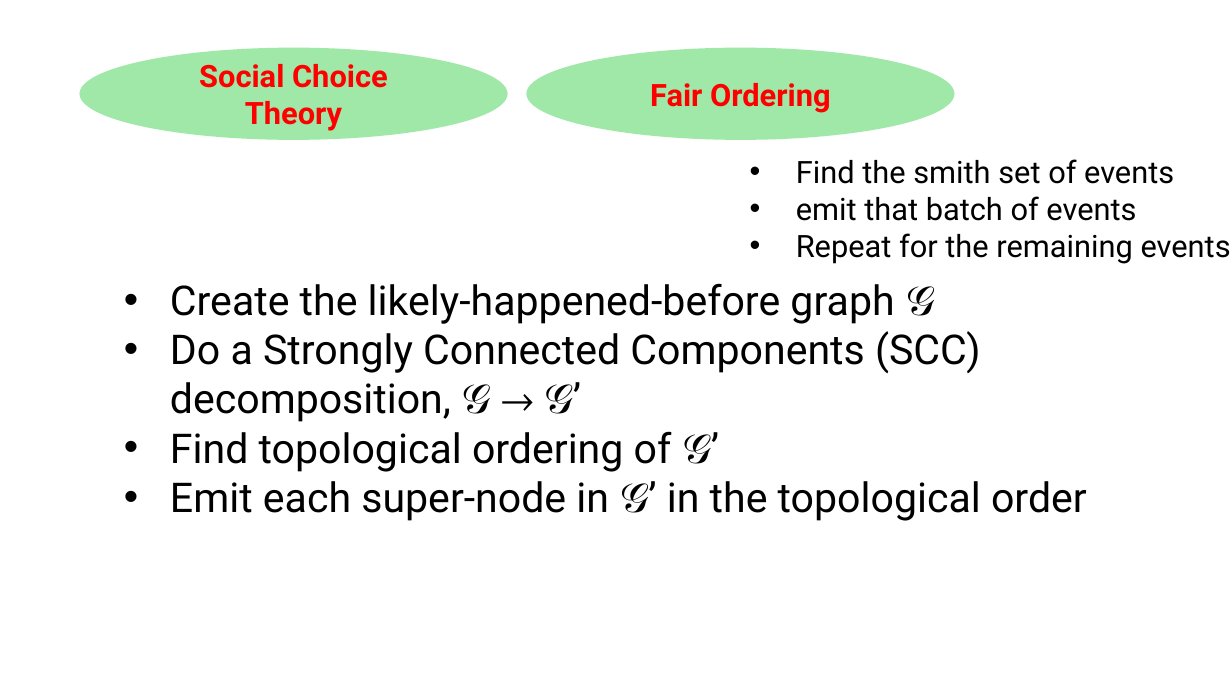
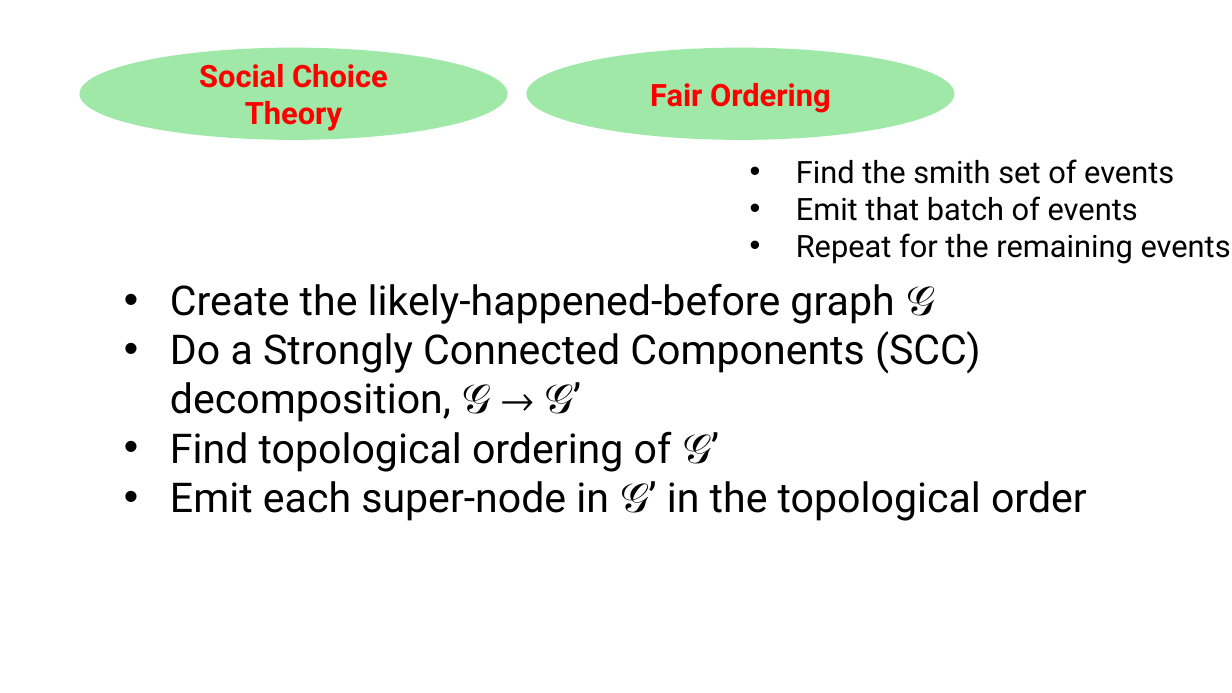
Before and after one commit to HaseebLUMS/Onyx-Presentation, a slide deck: slide 125 of thesis-latency-fairness.pptx (slide 124 before the commit). Drawn at 1232x693 pixels with LibreOffice and Linux fonts; fonts in the diff are those of the drawing. Boxes give left, top, right and bottom in pixels: in the first picture for what was removed or moved away, otherwise in the second. Text is boxed around its words. In the diff, an @@ line names an element or a change of style, - is before the commit and + after.

```diff
--- a/thesis-latency-fairness.pptx
+++ b/thesis-latency-fairness.pptx
@@ text at box(796, 196, 1138, 221): text changed @@
-• emit that batch of events
+• Emit that batch of events
```
Also in this commit, not shown: 4 other slides changed, 1 slide added.
